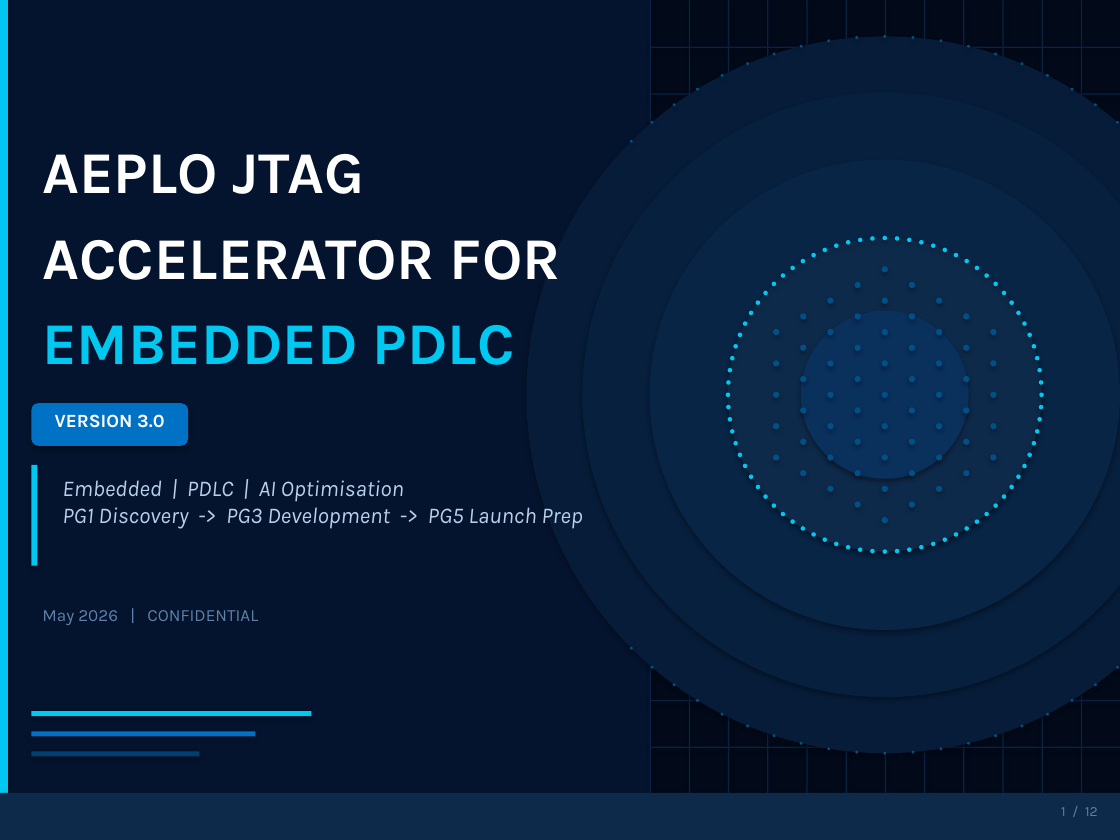
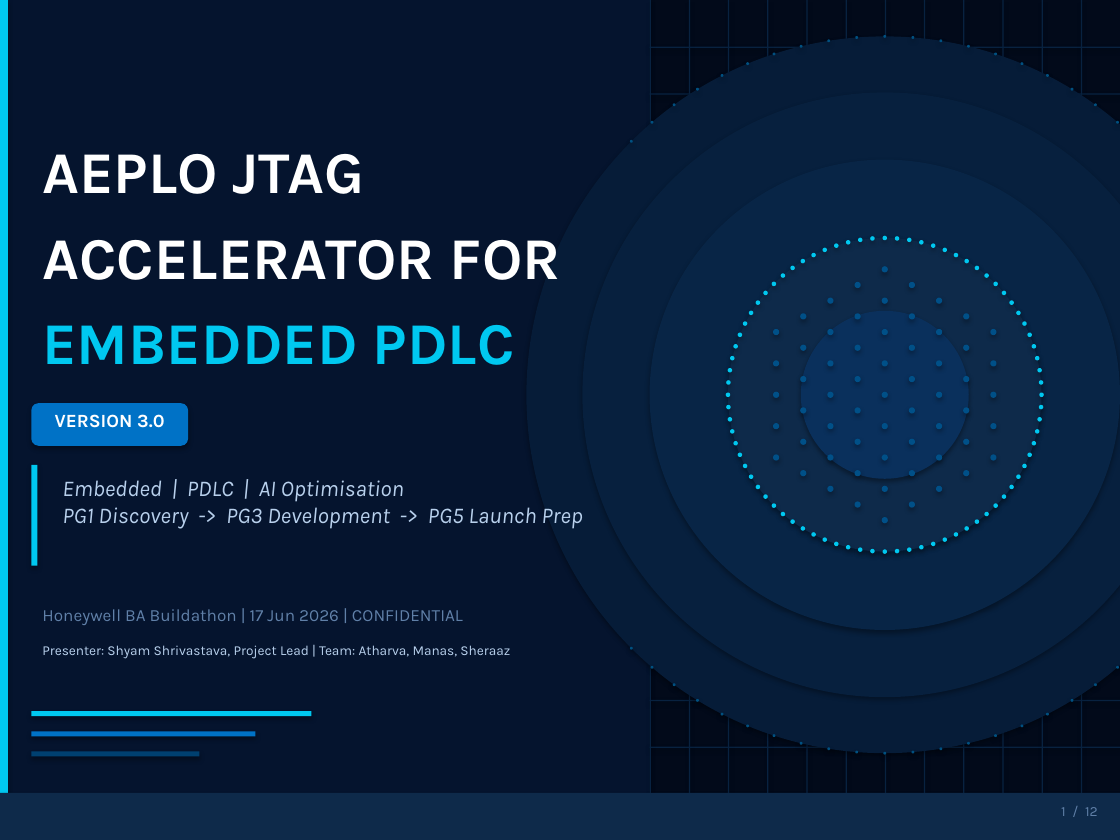
Before and after one commit to shyamnexus/HON_PPT, a slide deck: slide 1 of AI-Driven Embedded Product Lifecycle OrchestratorV3.pptx. Drawn at 1120x840 pixels with LibreOffice and Linux fonts; fonts in the diff are those of the drawing. Boxes give left, top, right and bottom in pixels: in the first picture for what was removed or moved away, otherwise in the second. Text is boxed around its words. In the diff, an @@ line names an element or a change of style, - is before the commit and + after.

```diff
--- a/AI-Driven Embedded Product Lifecycle OrchestratorV3.pptx
+++ b/AI-Driven Embedded Product Lifecycle OrchestratorV3.pptx
@@ text at (42,609,463,625): text changed @@
-May 2026 | CONFIDENTIAL
+Honeywell BA Buildathon | 17 Jun 2026 | CONFIDENTIAL
@@ text added at (42,645,510,659), 8.8 pt, text #B8D0EC @@
+Presenter: Shyam Shrivastava, Project Lead | Team: Atharva, Manas, Sheraaz
```
Also in this commit, not shown: 4 other files.
